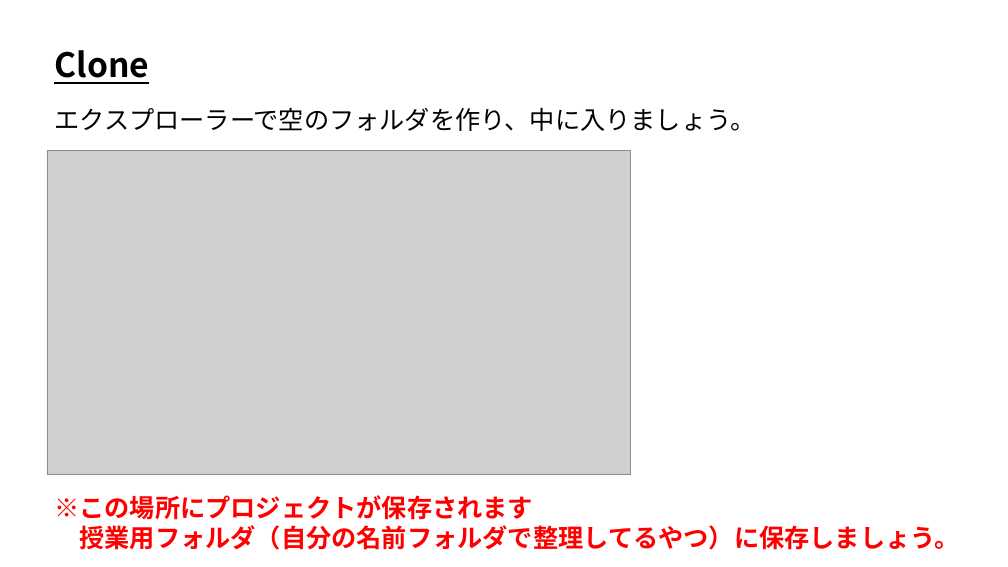
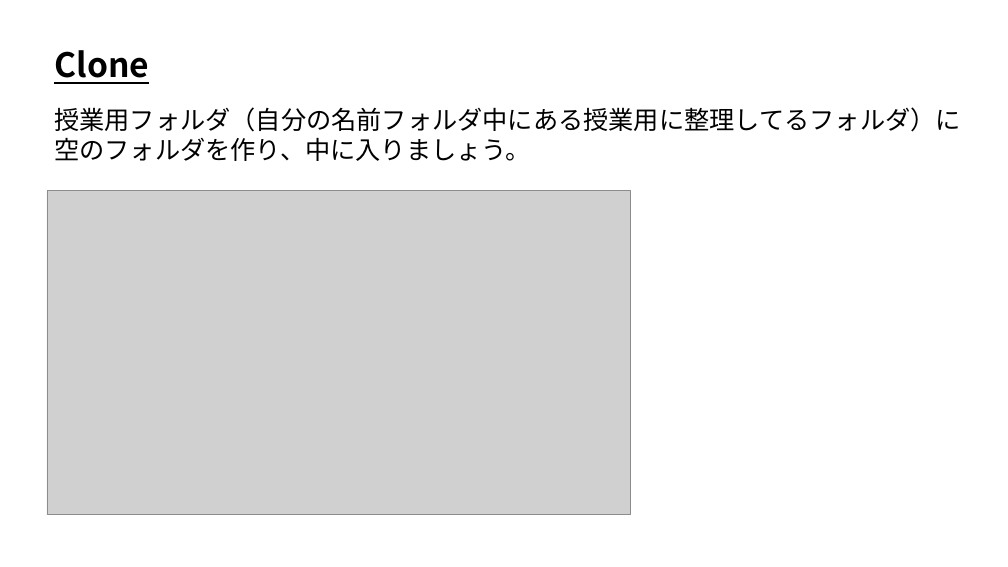
Before and after one commit to ArakiYusuke-Ohara/Textbook, a slide deck: slide 5 of ゲーム科1年/01_後期/ゲーム制作実習Ⅰ/バージョン管理/03_Clone.pptx. Drawn at 1008x567 pixels with LibreOffice and Linux fonts; fonts in the diff are those of the drawing; grey boxes stand for pictures. Boxes give left, top, right and bottom in pixels: in the first picture for what was removed or moved away, otherwise in the second. Text is boxed around its words. In the diff, an @@ line names an element or a change of style, - is before the commit and + after.

```diff
--- a/ゲーム科1年/01_後期/ゲーム制作実習Ⅰ/バージョン管理/03_Clone.pptx
+++ b/ゲーム科1年/01_後期/ゲーム制作実習Ⅰ/バージョン管理/03_Clone.pptx
@@ text at <box>54,107,960,161</box>: text changed @@
-エクスプローラーで空のフォルダを作り、中に入りましょう。
+授業用フォルダ（自分の名前フォルダ中にある授業用に整理してるフォルダ）に
+空のフォルダを作り、中に入りましょう。
@@ picture: place and size @@
-picture at <box>47,150,630,475</box>
+picture at <box>47,191,630,515</box>
@@ text removed at <box>54,495,960,550</box> @@
-※この場所にプロジェクトが保存されます
-授業用フォルダ（自分の名前フォルダで整理してるやつ）に保存しましょう。
```
Also in this commit, not shown: 2 other slides changed, 53 other files.
